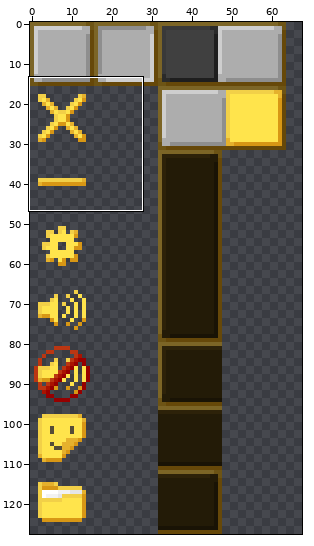
Edited in one commit: sprite sheet (textures/gui.png). The picture above shows the old version from afar; the outline marks the close-up.
Close-up. First the earlier version:
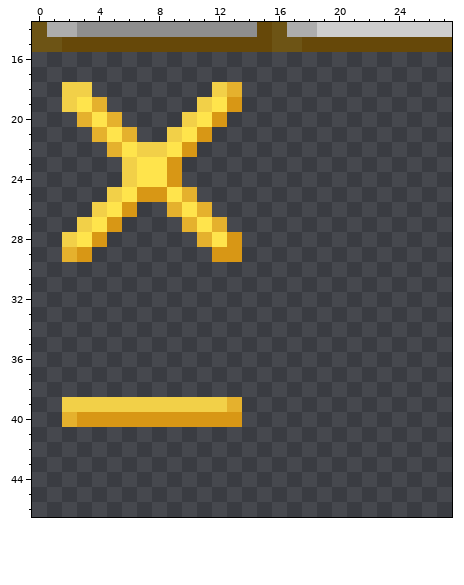
The file is 128x128 pixels. Shown: x 0..27, y 14..46. The wide view leaves out empty margins.
The same view after the edit:
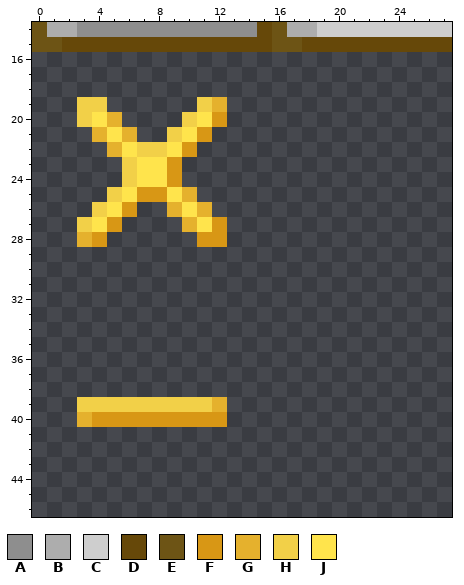
Palette (. is transparent): A #8e8e8e  B #adadad  C #cecece  D #664809  E #6d5415  F #d89715  G #e5b12d  H #f2d048  J #ffe44c
The edit:
@@ x 0..15 @@
 17 ................
-18 ..HH........HG..
-19 ..HJG......HJF..
-20 ...GJG....HJF...
+18 ................
+19 ...HH......HG...
+20 ...HJG....HJF...
 21 ....GJG..HJF....
@@ x 0..15 @@
 26 ....HJF..GJG....
-27 ...HJF....GJG...
-28 ..HJF......GJF..
-29 ..GF........FF..
+27 ...HJF....GJF...
+28 ...GF......FF...
+29 ................
 30 ................
@@ x 0..15 @@
 38 ................
-39 ..HHHHHHHHHHHG..
-40 ..GFFFFFFFFFFF..
+39 ...HHHHHHHHHG...
+40 ...GFFFFFFFFF...
 41 ................
Pixel boxes of the changes (left, top, right, bottom) in both close-ups:
changed: (62, 82, 107, 127)
changed: (212, 82, 242, 112)
changed: (197, 217, 242, 262)
changed: (62, 232, 92, 262)
changed: (62, 397, 92, 427)
changed: (212, 397, 242, 427)
